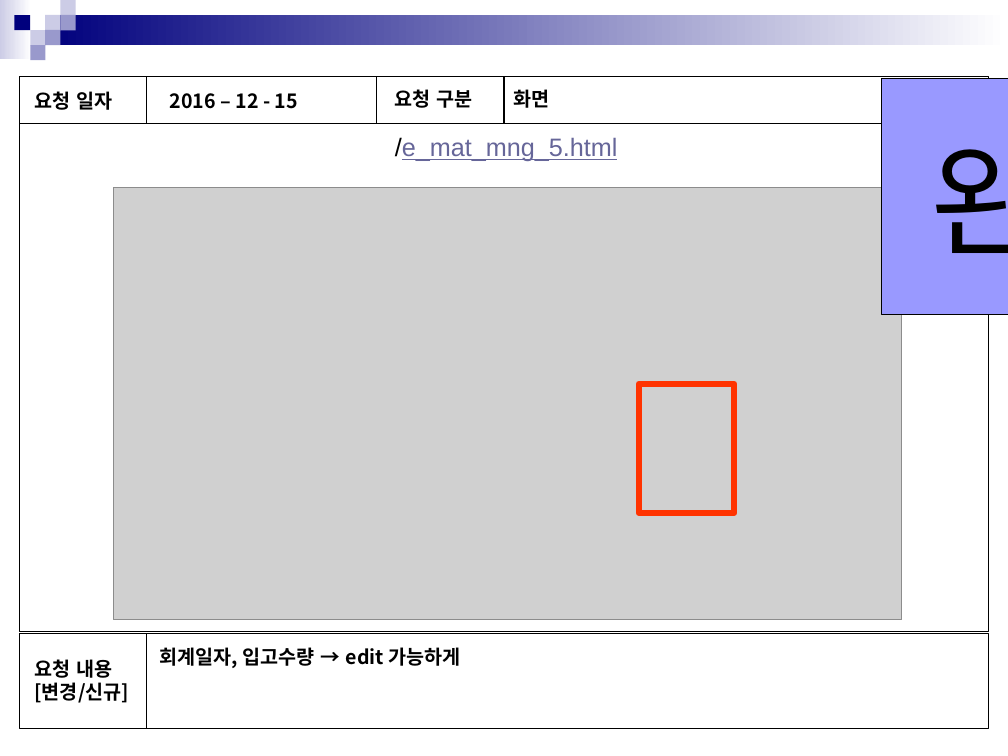
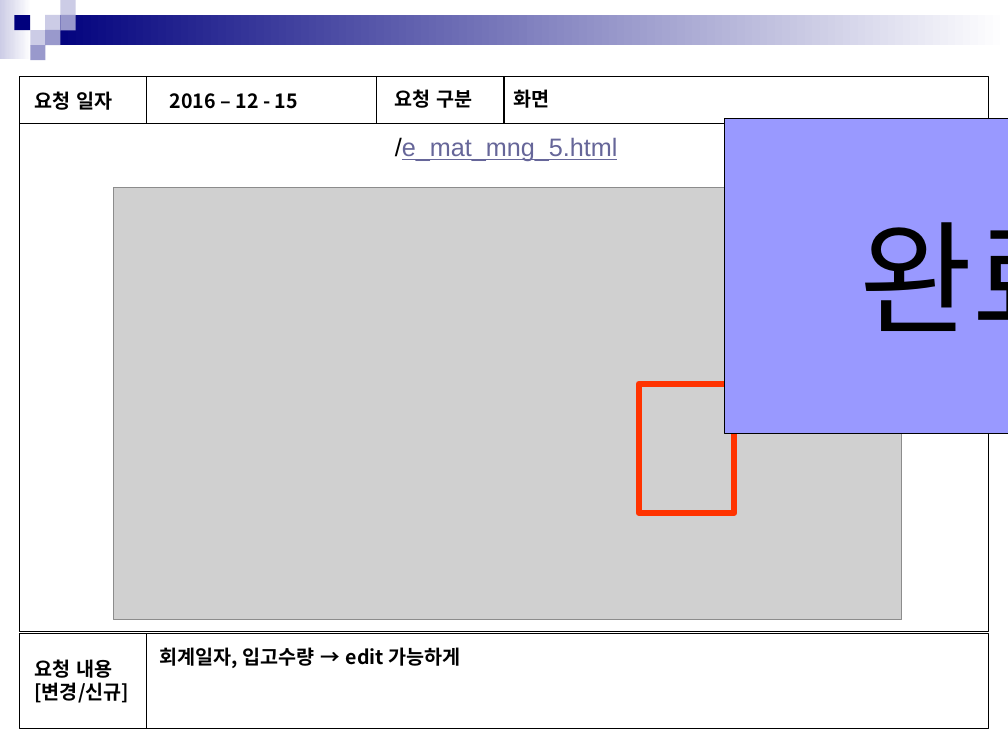
Before and after one commit to in-yong/sinsin_project, a slide deck: slide 9 of 공유문서/수정요청/수정요청_1215_1030/화면점검_수정신창호.pptx (slide 7 before the commit). Drawn at 1008x756 pixels with LibreOffice and Linux fonts; fonts in the diff are those of the drawing; grey boxes stand for pictures. Boxes give left, top, right and bottom in pixels: in the first picture for what was removed or moved away, otherwise in the second. Text is boxed around its words. In the diff, an @@ line names an element or a change of style, - is before the commit and + after.

```diff
--- a/공유문서/수정요청/수정요청_1215_1030/화면점검_수정신창호.pptx
+++ b/공유문서/수정요청/수정요청_1215_1030/화면점검_수정신창호.pptx
@@ rectangle "완료": place and size @@
-rectangle "완료" at <box>882,79,1008,314</box>
+rectangle "완료" at <box>725,118,1008,433</box>
```
Also in this commit, not shown: 7 other slides changed, 2 slides added, 2 other files.
